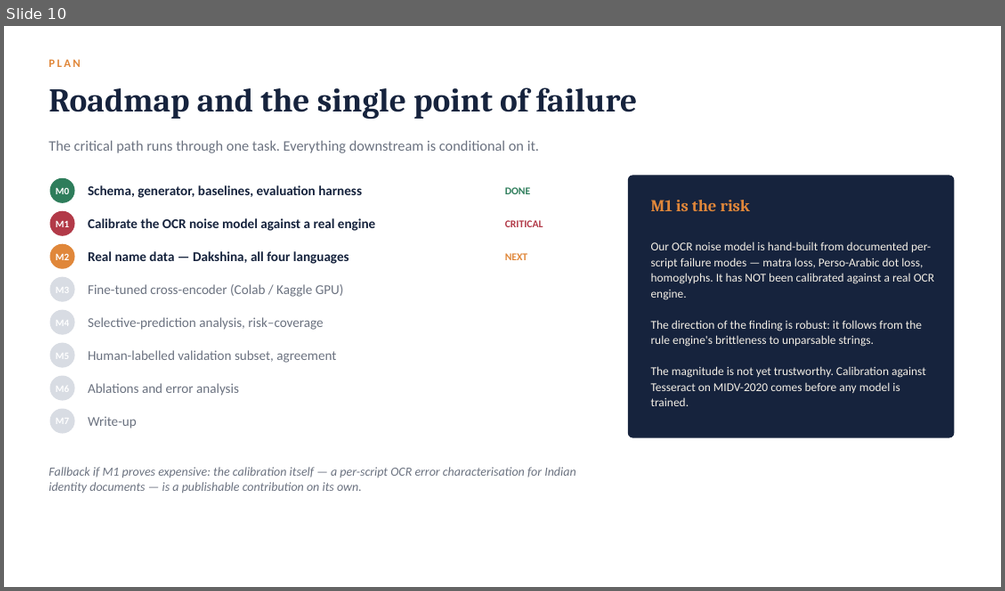
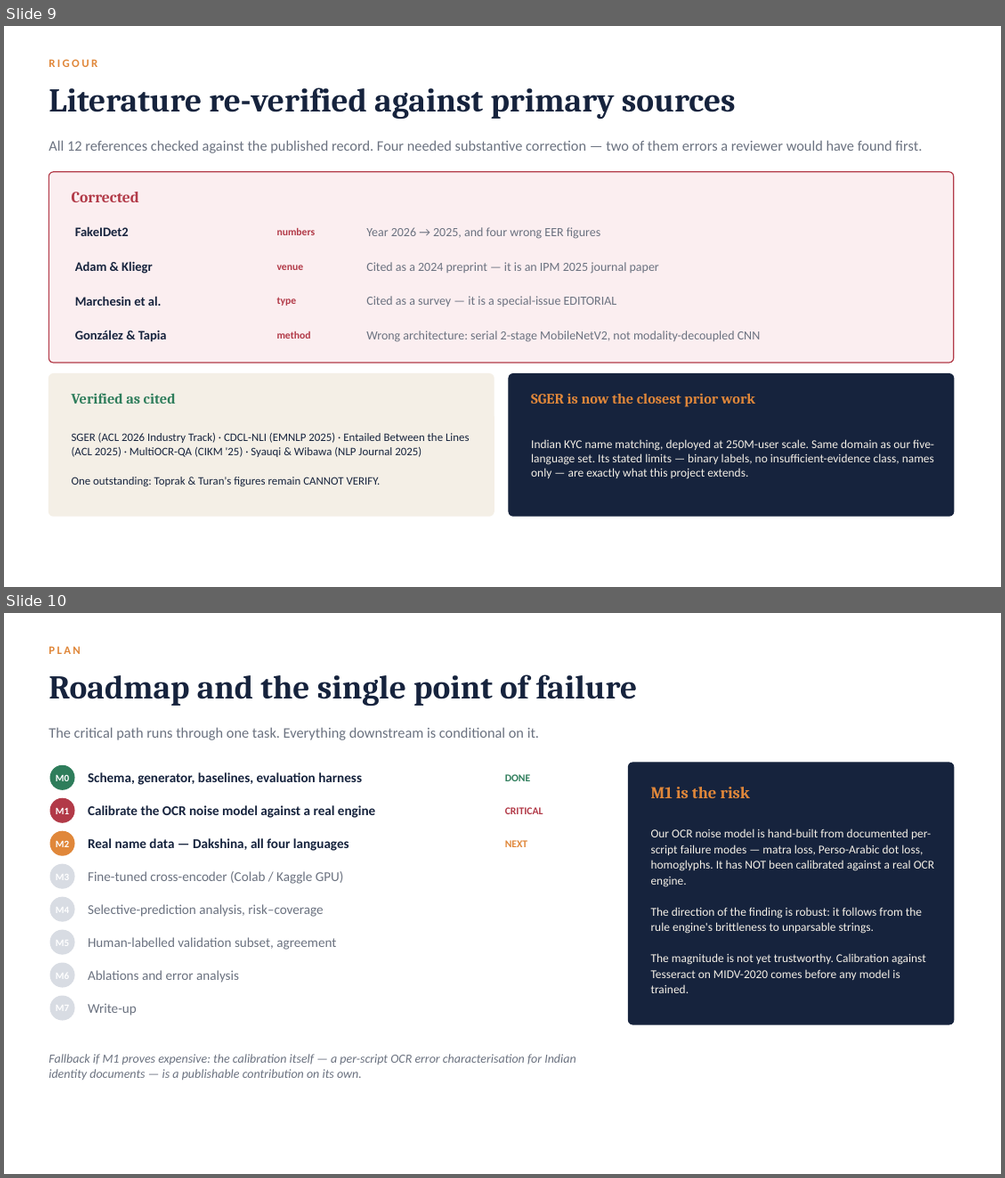
Before and after one commit to StutiArya2/kyc-nli, a slide deck: docs/proposal/KYC-NLI-Mid-Review.pptx. Shown one above the other, each under a label of ours: slide 10 before the commit, slides 9 and 10 after it. The pictures are 1005x591 and 1005x1178 pixels, drawn with LibreOffice and Linux fonts; fonts in the diff are those of the drawing. Boxes give left, top, right and bottom in pixels: in the first picture for what was removed or moved away, otherwise in the second. Text is boxed around its words. In the diff, an @@ line names an element or a change of style, - is before the commit and + after.

```diff
--- a/docs/proposal/KYC-NLI-Mid-Review.pptx
+++ b/docs/proposal/KYC-NLI-Mid-Review.pptx
@@ slide 9 added at box(4, 26, 1001, 587), background #FFFFFF @@
@@ text added at box(48, 59, 97, 67), 11 pt, text #E0873A, bold @@
+RIGOUR
@@ text added at box(48, 87, 736, 119), 32 pt, text #16233D, bold @@
+Literature re-verified against primary sources
@@ text added at box(48, 140, 922, 153), 14 pt, text #6B7280 @@
+All 12 references checked against the published record. Four needed substantive correction — two of them errors a reviewer would have found first.
@@ rounded rectangle added at box(48, 172, 954, 362), fill #FBEEF0, outline #B23A48 1 pt @@
@@ text added at box(72, 192, 139, 202), 15 pt, text #B23A48, bold @@
+Corrected
@@ text added at box(75, 226, 129, 236), 12.5 pt, text #16233D, bold @@
+FakeIDet2
@@ text added at box(277, 228, 316, 235), 10 pt, text #B23A48, bold @@
+numbers
@@ text added at box(366, 227, 600, 239), 12 pt, text #6B7280 @@
+Year 2026 → 2025, and four wrong EER figures
@@ text added at box(75, 261, 153, 273), 12.5 pt, text #16233D, bold @@
+Adam & Kliegr
@@ text added at box(277, 265, 304, 270), 10 pt, text #B23A48, bold @@
+venue
@@ text added at box(366, 262, 659, 273), 12 pt, text #6B7280 @@
+Cited as a 2024 preprint — it is an IPM 2025 journal paper
@@ text added at box(75, 296, 162, 305), 12.5 pt, text #16233D, bold @@
+Marchesin et al.
@@ text added at box(277, 297, 297, 305), 10 pt, text #B23A48, bold @@
+type
@@ text added at box(366, 296, 617, 306), 12 pt, text #6B7280 @@
+Cited as a survey — it is a special-issue EDITORIAL
@@ text added at box(75, 329, 167, 342), 12.5 pt, text #16233D, bold @@
+González & Tapia
@@ text added at box(277, 331, 311, 338), 10 pt, text #B23A48, bold @@
+method
@@ text added at box(366, 330, 760, 342), 12 pt, text #6B7280 @@
+Wrong architecture: serial 2-stage MobileNetV2, not modality-decoupled CNN
@@ rounded rectangle added at box(48, 374, 494, 516), fill #F4EFE6, outline #F4EFE6 1 pt @@
@@ text added at box(72, 393, 176, 403), 14 pt, text #2E7D5B, bold @@
+Verified as cited
@@ rounded rectangle added at box(509, 374, 954, 516), fill #16233D, outline #16233D 1 pt @@
@@ text added at box(531, 393, 755, 407), 14 pt, text #E0873A, bold @@
+SGER is now the closest prior work
@@ text added at box(72, 433, 469, 486), 11 pt, text #16233D @@
+SGER (ACL 2026 Industry Track) · CDCL-NLI (EMNLP 2025) · Entailed Between the Lines (ACL 2025) · MultiOCR-QA (CIKM '25) · Syauqi & Wibawa (NLP Journal 2025)
+One outstanding: Toprak & Turan's figures remain CANNOT VERIFY.
@@ text added at box(531, 439, 934, 479), 11.5 pt, text #F4EFE6 @@
+Indian KYC name matching, deployed at 250M-user scale. Same domain as our five-language set. Its stated limits — binary labels, no insufficient-evidence class, names only — are exactly what this project extends.
```
Also in this commit, not shown: 4 slides changed, 1 slide removed, 11 other files.
